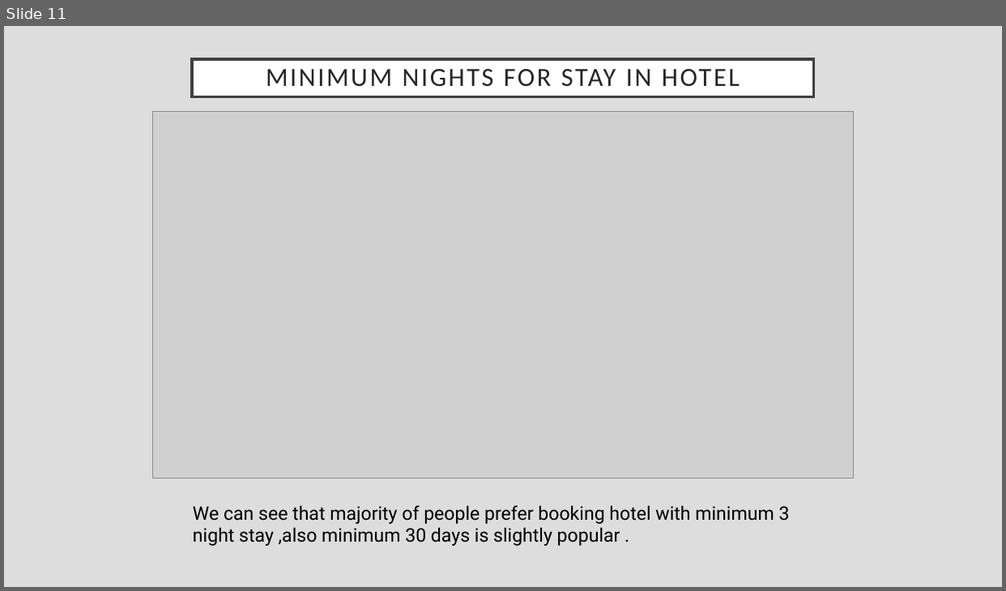
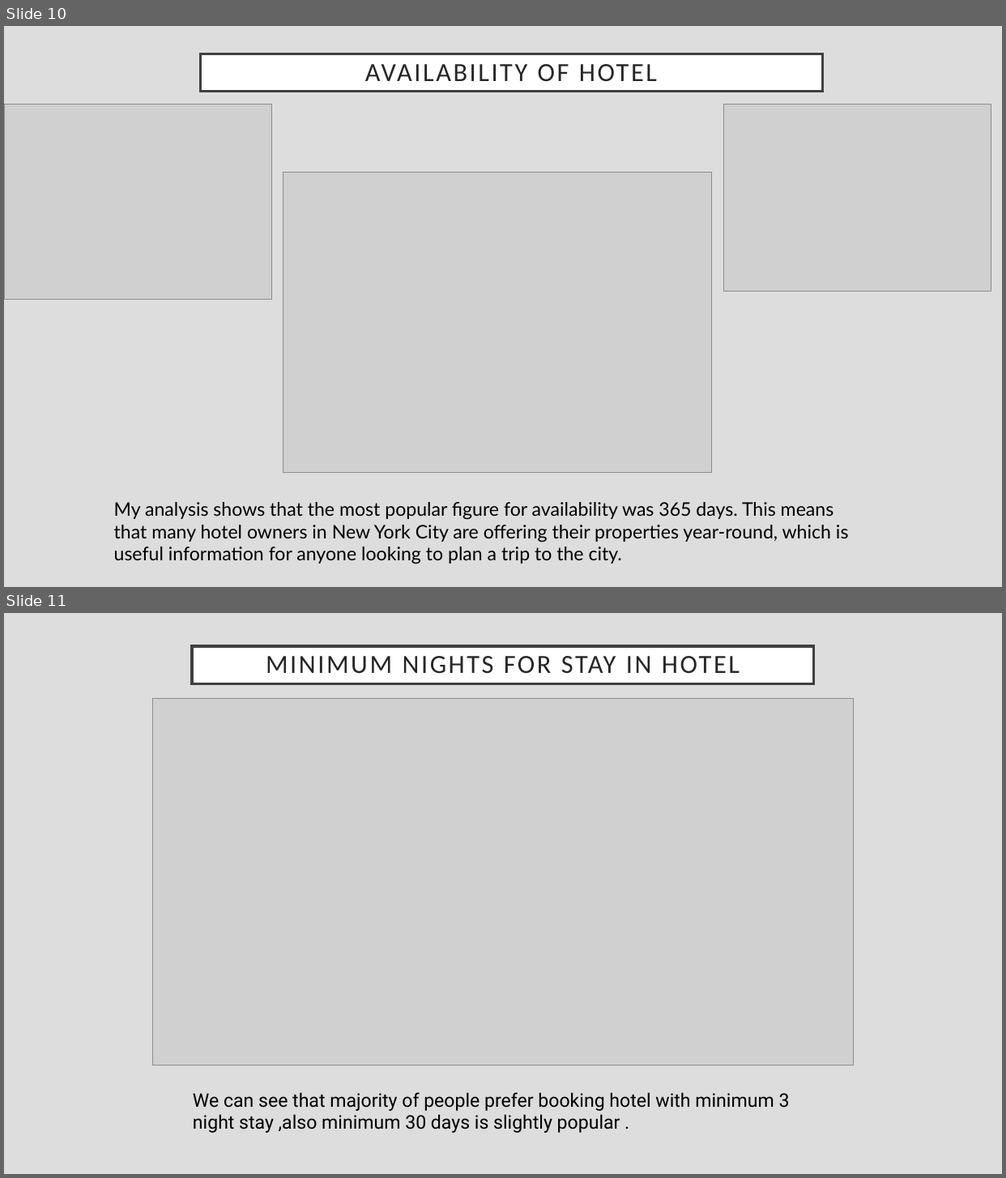
Before and after one commit to ayushambhore/Airbnb-EDA, a slide deck: presentation-EDA-aribnb.pptx. Shown one above the other, each under a label of ours: slide 11 before the commit, slides 10 and 11 after it. The pictures are 1006x591 and 1006x1178 pixels, drawn with LibreOffice and Linux fonts; fonts in the diff are those of the drawing; grey boxes stand for pictures. Boxes give left, top, right and bottom in pixels: in the first picture for what was removed or moved away, otherwise in the second. Text is boxed around its words. In the diff, an @@ line names an element or a change of style, - is before the commit and + after.

```diff
--- a/presentation-EDA-aribnb.pptx
+++ b/presentation-EDA-aribnb.pptx
@@ slide 10 added at (4,26,1002,587), background #DDDDDD @@
@@ title added at (200,54,822,91), fill #FFFFFF, outline #404040 2.5 pt, 25.2 pt, text #262626 @@
+AVAILABILITY OF HOTEL
@@ picture added at (4,104,271,299) @@
@@ picture added at (723,104,991,291) @@
@@ picture added at (283,173,712,473) @@
@@ text added at (114,502,849,565), 18 pt, text #000000 @@
+My analysis shows that the most popular figure for availability was 365 days. This means that many hotel owners in New York City are offering their properties year-round, which is useful information for anyone looking to plan a trip to the city.
```
Also in this commit, not shown: 3 slides changed, 1 slide removed.
